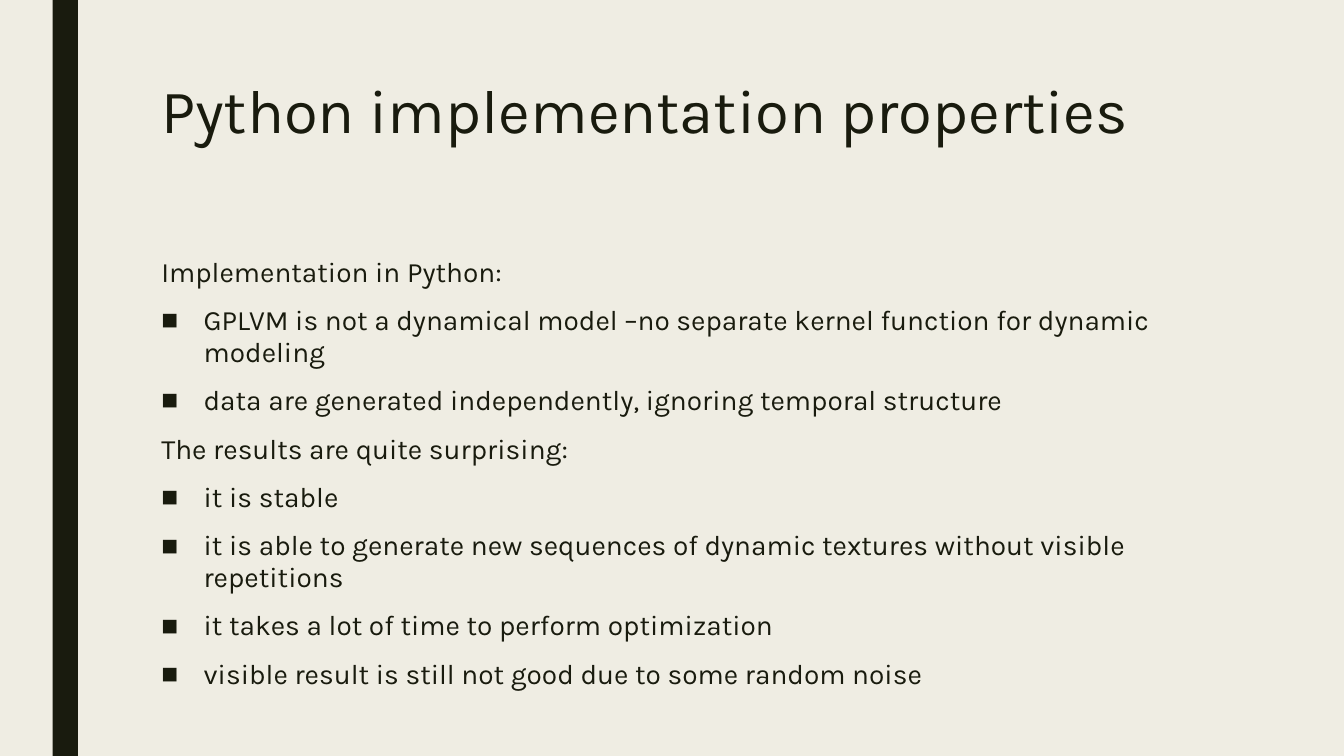
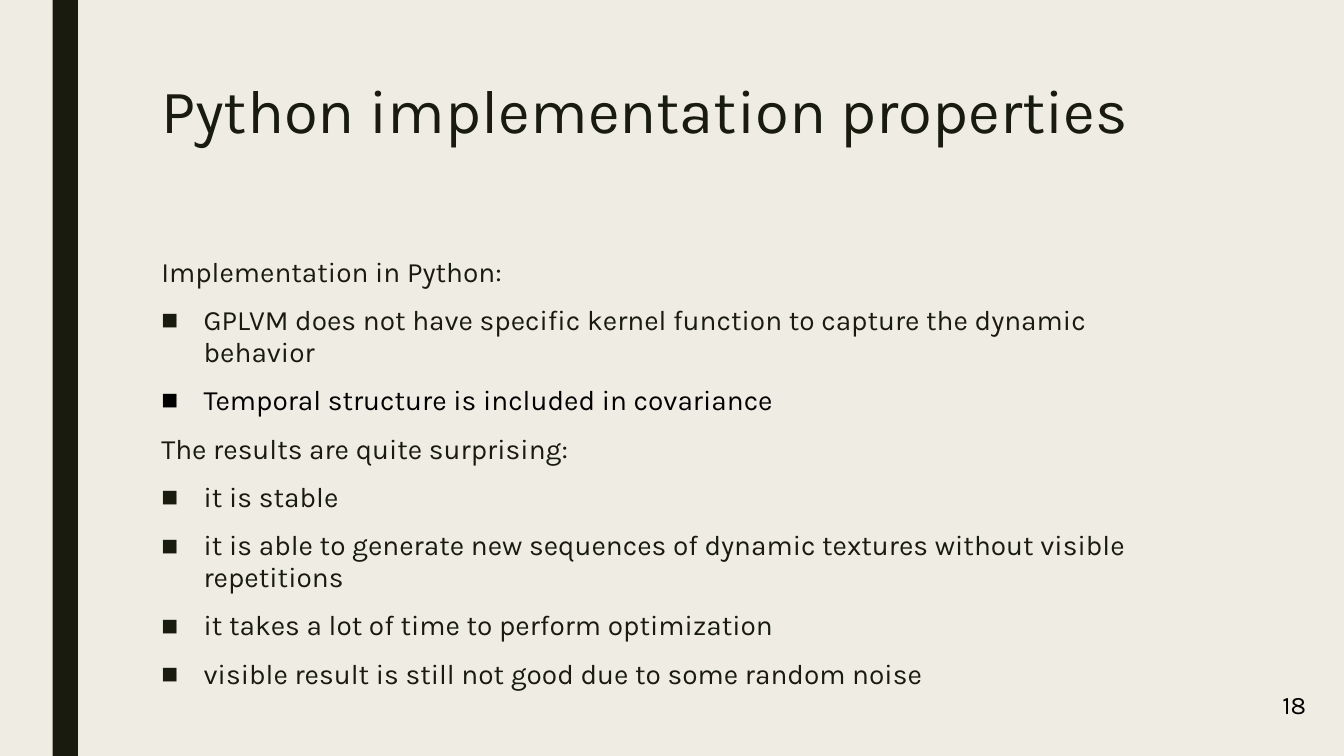
Before and after one commit to koptelovmax/gaussianprocess, a slide deck: slide 48 of presentation.pptx (slide 53 before the commit). Drawn at 1344x756 pixels with LibreOffice and Linux fonts; fonts in the diff are those of the drawing. Boxes give left, top, right and bottom in pixels: in the first picture for what was removed or moved away, otherwise in the second. Text is boxed around its words. In the diff, an @@ line names an element or a change of style, - is before the commit and + after.

```diff
--- a/presentation.pptx
+++ b/presentation.pptx
@@ text at box(204, 310, 1086, 417): text changed @@
-■ GPLVM is not a dynamical model –no separate kernel function for dynamic modeling
-■ data are generated independently, ignoring temporal structure
+■ GPLVM does not have specific kernel function to capture the dynamic behavior
+■ Temporal structure is included in covariance
@@ text added at box(1282, 698, 1306, 715), 18 pt, text #000000 @@
+18
```
Also in this commit, not shown: 35 other slides changed, 3 slides added, 9 slides removed, 3 other files.
